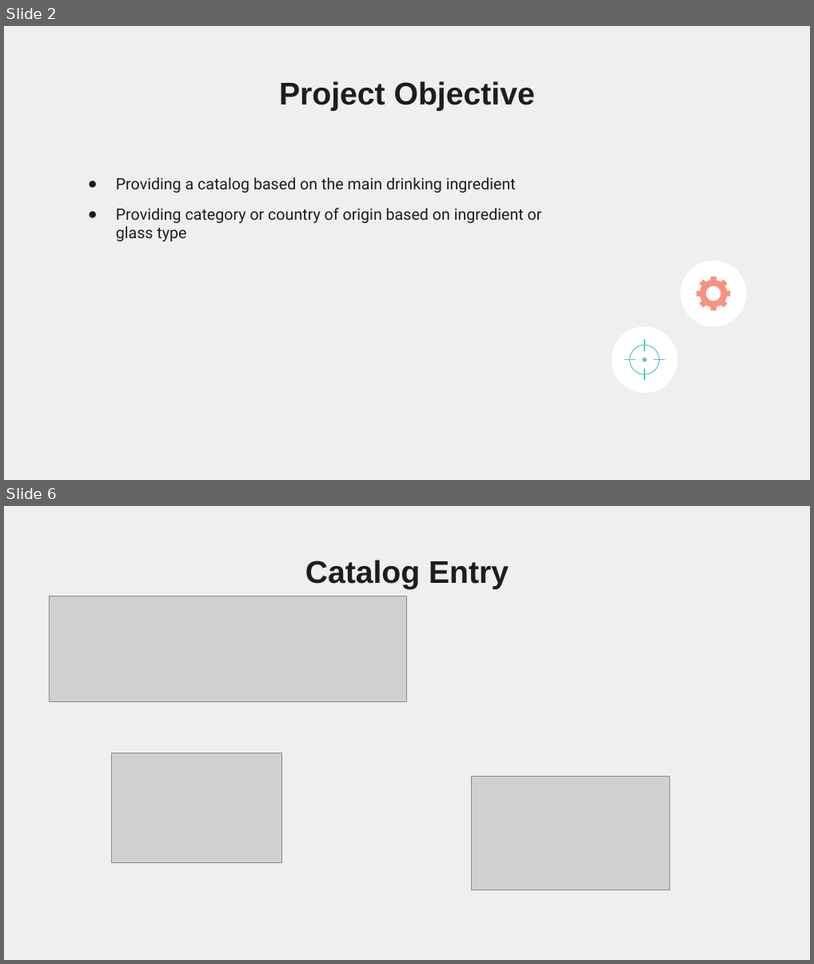
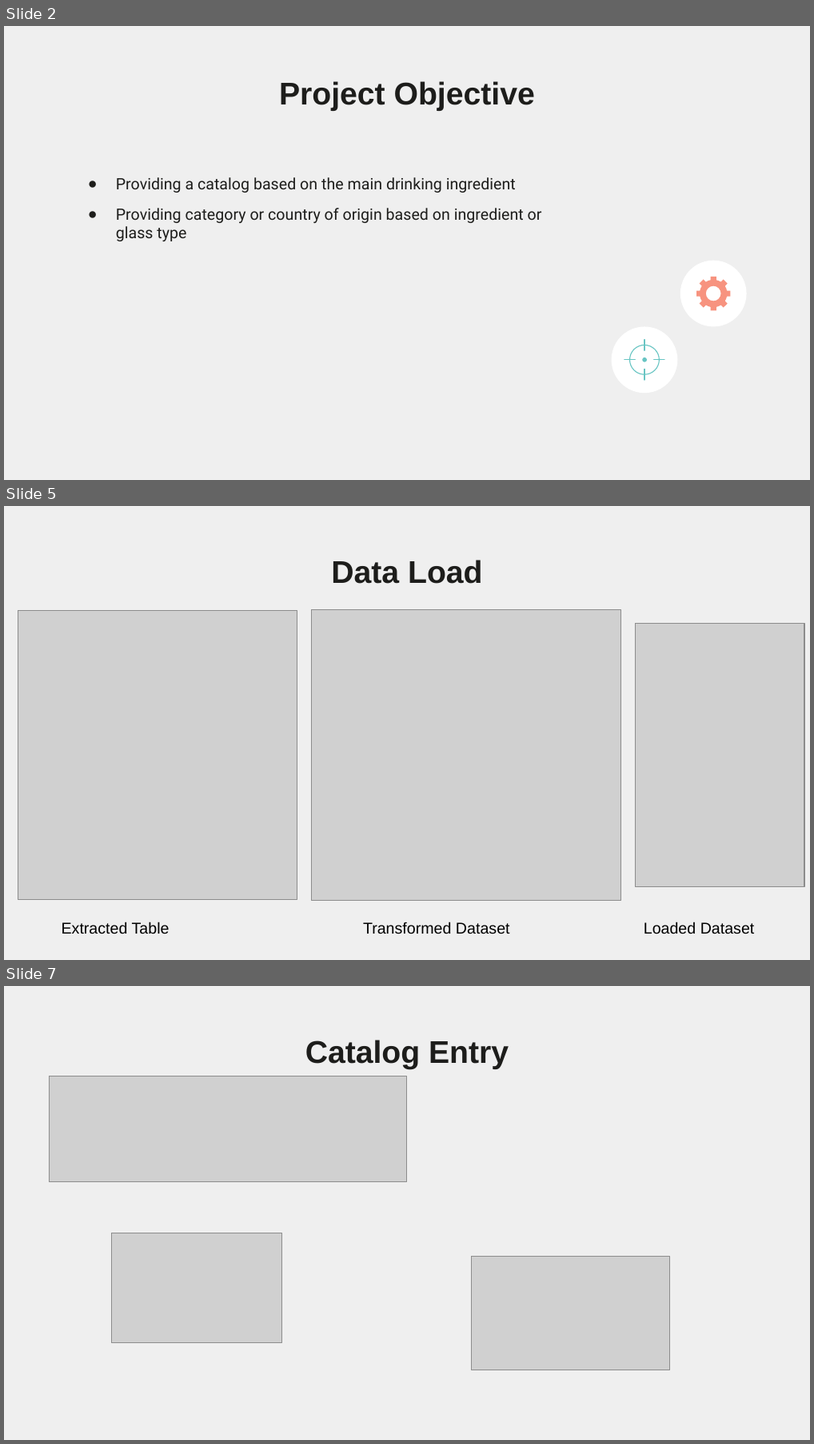
Before and after one commit to mmoran90/ADS507, a slide deck: Drinks Catalog.pptx. Shown one above the other, each under a label of ours: slides 2 and 6 before the commit, slides 2, 5 and 7 after it; the slides between them are not shown. The pictures are 814x964 and 814x1444 pixels, drawn with LibreOffice and Linux fonts; fonts in the diff are those of the drawing; grey boxes stand for pictures. Boxes give left, top, right and bottom in pixels: in the first picture for what was removed or moved away, otherwise in the second. Text is boxed around its words. In the diff, an @@ line names an element or a change of style, - is before the commit and + after.

```diff
--- a/Drinks Catalog.pptx
+++ b/Drinks Catalog.pptx
@@ slide 5 added at (x1=4, y1=506, x2=810, y2=960), background #EFEFEF @@
@@ title added at (x1=331, y1=560, x2=483, y2=584), 28 pt, text #1D1D1B, bold @@
+Data Load
@@ picture added at (x1=18, y1=611, x2=298, y2=900) @@
@@ picture added at (x1=312, y1=609, x2=622, y2=900) @@
@@ picture added at (x1=636, y1=624, x2=805, y2=887) @@
@@ text added at (x1=62, y1=921, x2=170, y2=934), 14 pt, text #000000 @@
+Extracted Table
@@ text added at (x1=363, y1=921, x2=510, y2=934), 14 pt, text #000000 @@
+Transformed Dataset
@@ text added at (x1=644, y1=921, x2=755, y2=934), 14 pt, text #000000 @@
+Loaded Dataset
@@ what was slide 6 is now slide 7 @@
```
Also in this commit, not shown: 1 slide changed, 2 other slides added, 2 slides removed, 2 other files.
